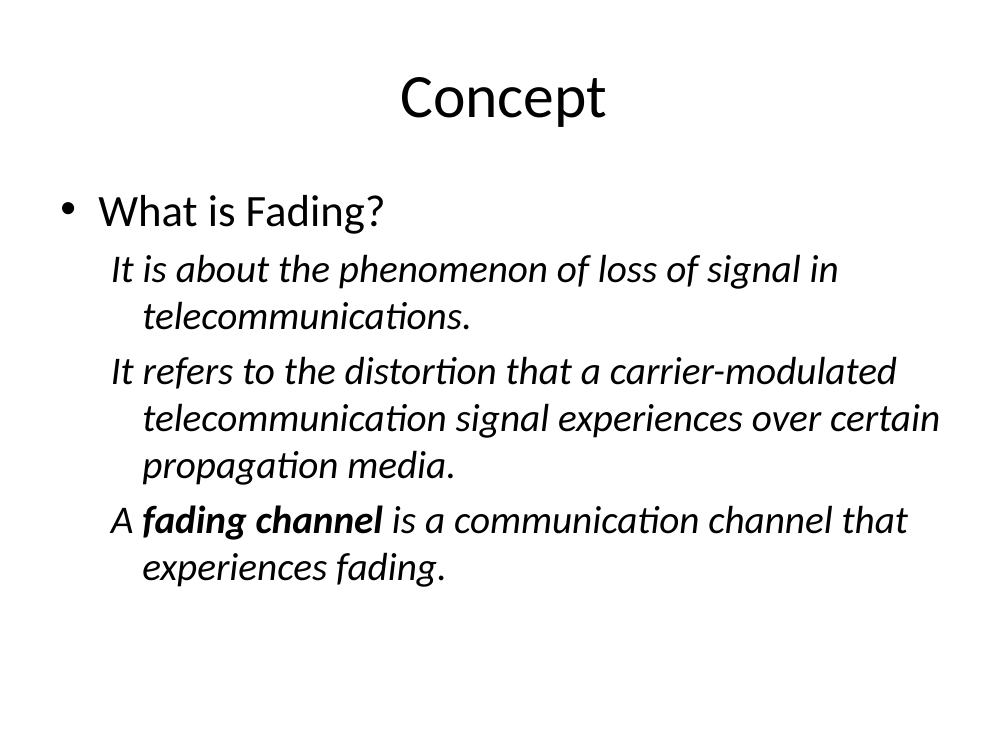
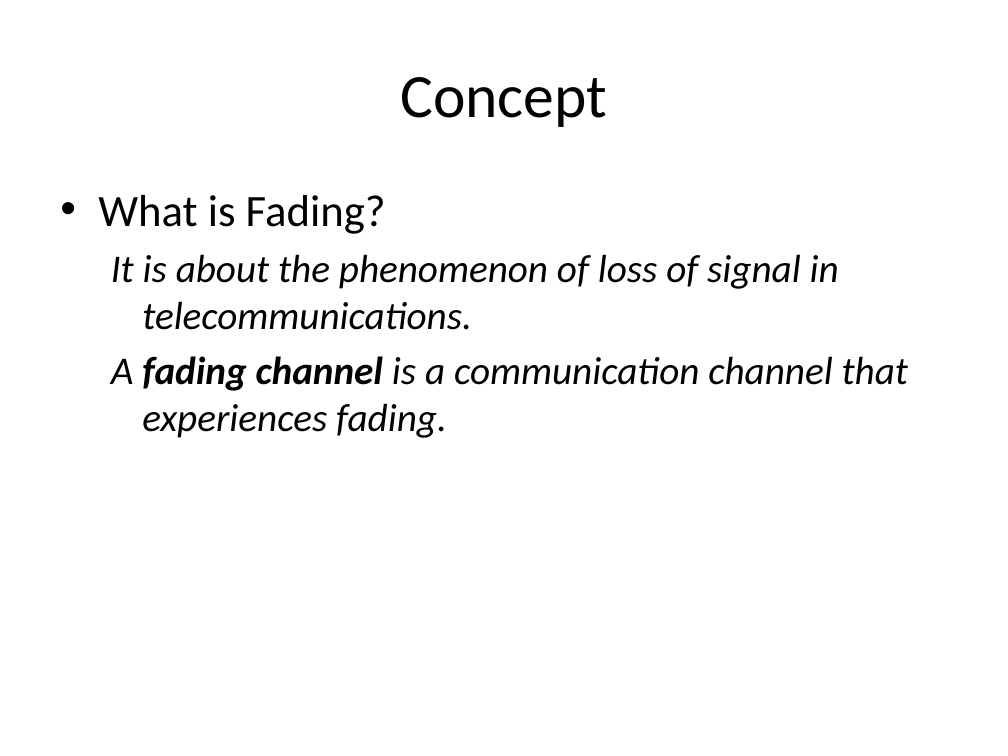
Before and after one commit to francisco99/tony, a slide deck: slide 3 of trunk/Fading.pptx. Drawn at 1008x756 pixels with LibreOffice and Linux fonts; fonts in the diff are those of the drawing. Boxes give left, top, right and bottom in pixels: in the first picture for what was removed or moved away, otherwise in the second. Text is boxed around its words. In the diff, an @@ line names an element or a change of style, - is before the commit and + after.

```diff
--- a/trunk/Fading.pptx
+++ b/trunk/Fading.pptx
@@ text at (x1=111, y1=356, x2=940, y2=485): paragraph removed @@
-  It refers to the distortion that a carrier-modulated telecommunication signal experiences over certain propagation media.
```
Also in this commit, not shown: 1 slide added.
